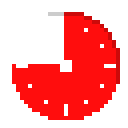
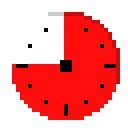
Layers edited between the first and the second 128 x 128 image:
added layer "Layer 4" above "Layer 2" over <box>16,28,116,116</box>
